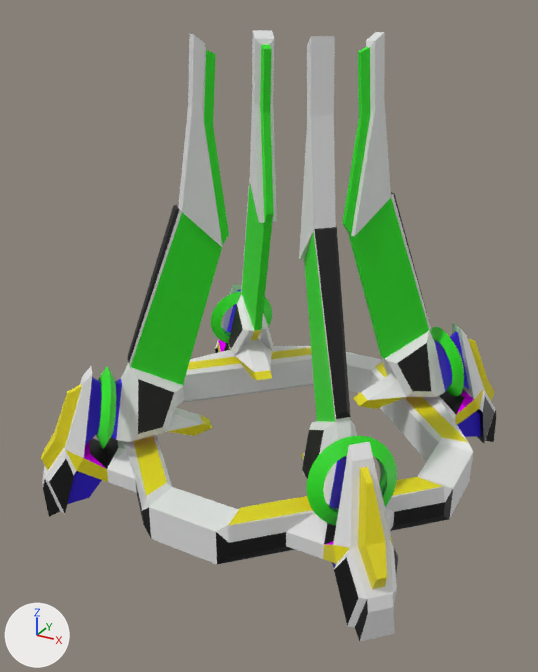
The Blender file devsrc/blender_files/jdeivid/ruina/v3/twirl_crest3.blend: old version first, new version second.
Both versions are drawn from a 50 mm lens placed at (18.3, -35.3, 24.0), pointed at (-0.2, -1.6, 7.2). The lights are fixed; the arrows at lower left show +X, +Y and +Z. The picture after the commit comes second.

Names of what the first picture shows: 'twirl_crest_3'.
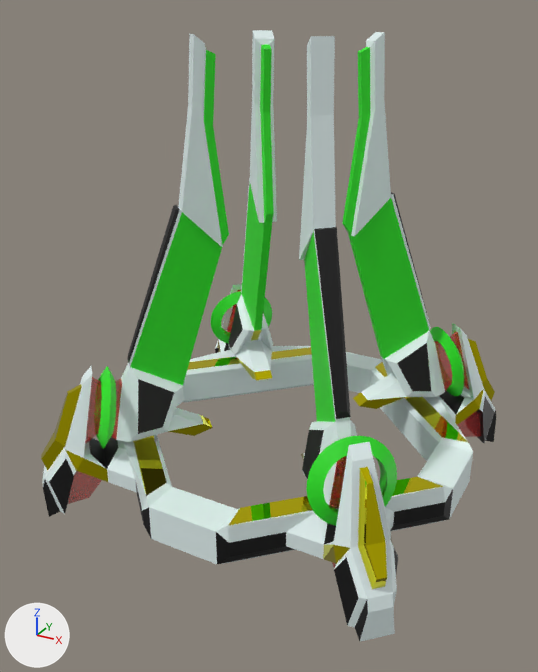
Pixel boxes [x1, y1, x2, y2] of what changed, in the pictures (538 x 672 px):
'twirl_crest_3', recoloured, surface changed: [41, 30, 495, 613] in both
part 1 of me_hand_crest_v1, recoloured: [84, 340, 474, 545] in both
part 2 of me_hand_crest_v1, recoloured: before [68, 290, 481, 568]
part 3 of me_hand_crest_v1, recoloured: [43, 30, 491, 613] in both
part 4 of me_hand_crest_v1, surface changed: [43, 30, 491, 613] in both

What changed in the scene script:
```text
Add img_c_invasion_wrangler_laser_png:
    img_c_invasion_wrangler_laser_png = load_image('c_invasion_wrangler_laser.png', '../c_invasion_wrangler_laser.png', 16, 16, 'sRGB')
Add img_painted_wood_01_png:
    img_painted_wood_01_png = load_image('painted_wood_01.png', '../painted_wood_01.png', 512, 512, 'sRGB')
Add mat_gold_player:
    mat_gold_player = principled_material('gold_player')
    mat_gold_player.base_color = (0.8, 0.699, 0.00414)  # yellow #e7da0d
    mat_gold_player.metallic = 1.0
    mat_gold_player.roughness = 0.0
Add mat_c_invasion_wrangler_laser:
    mat_c_invasion_wrangler_laser = principled_material('c_invasion_wrangler_laser')
    mat_c_invasion_wrangler_laser.texture = img_c_invasion_wrangler_laser_png  # with its transparency
Add mat_painted_wood_01:
    mat_painted_wood_01 = principled_material('painted_wood_01')
    mat_painted_wood_01.texture = img_painted_wood_01_png  # with its transparency
Change me_hand_crest_v1:
    where me_hand_crest_v1.from_pydata(...)  # 279 vertices, 298 faces, 6 loose edges; spans x -11.0..0.0, y -11.0..0.0, z -2.5..22.9
    used by ob_twirl_crest_3; location = (0.0, 0.0, 0.0)
    remove me_hand_crest_v1.materials.append(mat_c_frying_pan_gold)  # yellow #e7da0d
    me_hand_crest_v1 part 1: all 4 faces that had it switch from mat_c_ubersaw (pink #e800fd) to mat_painted_wood_01 (picture img_painted_wood_01_png)
    me_hand_crest_v1 part 2: all 17 faces that had it switch from mat_blue (blue #3314e7) to mat_c_invasion_wrangler_laser (picture img_c_invasion_wrangler_laser_png)
    me_hand_crest_v1 part 3: all 115 faces that had it switch from mat_glow_inner_001 (white #e7e7e7) to mat_painted_wood_01 (picture img_painted_wood_01_png)
    me_hand_crest_v1 part 4: texture (UV) coordinates of 119 of 298 faces, centred in x -11.0..0.0, y -11.0..0.0, z -2.4..22.7, changed; they spanned u -1.13..1.89, v -1.0..2.0 and now span u 0.3..0.3, v 0.54..0.54
    add me_hand_crest_v1.materials.append(mat_gold_player)  # yellow #e7da0d
```
